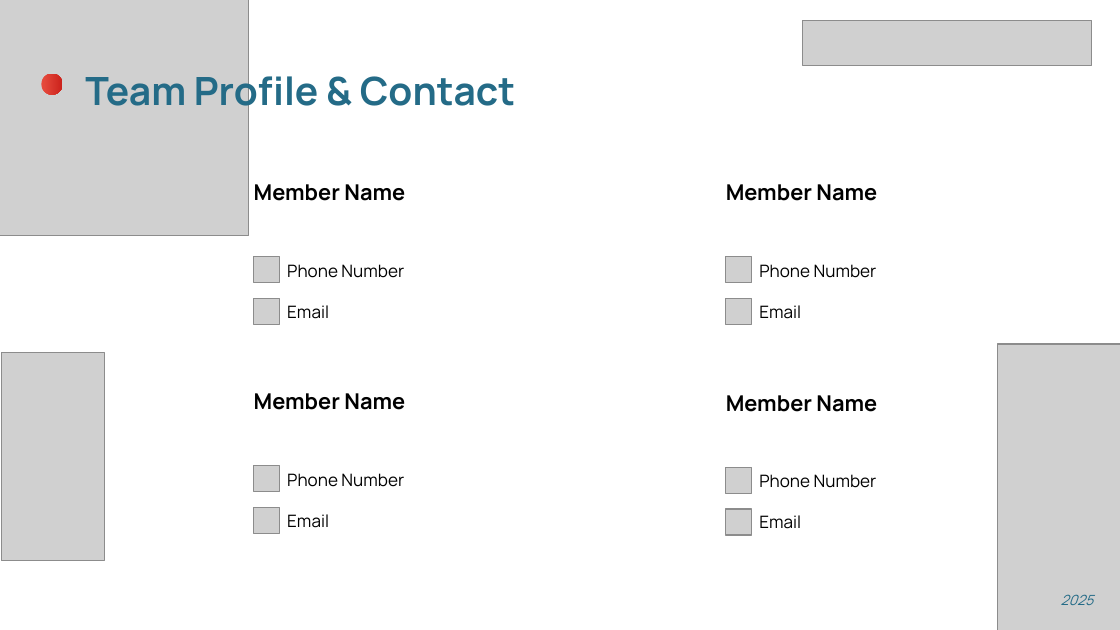
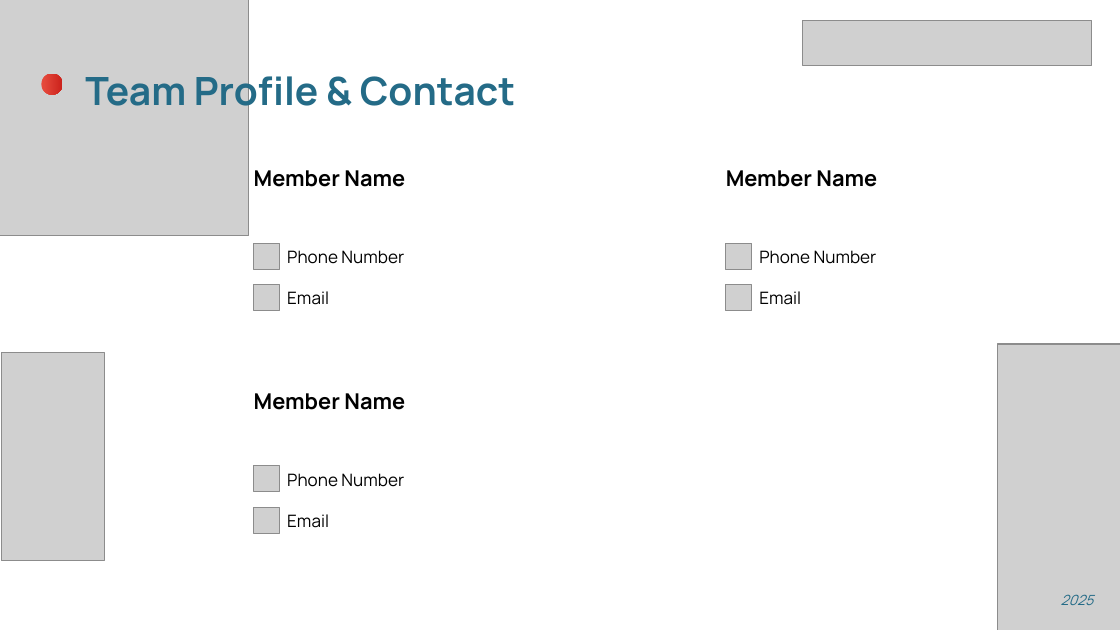
Before and after one commit to FauzanParanditha/aksara-batak-frontend, a slide deck: slide 13 of public/pptx/PaperStructure.pptx. Drawn at 1120x630 pixels with LibreOffice and Linux fonts; fonts in the diff are those of the drawing; grey boxes stand for pictures. Boxes give left, top, right and bottom in pixels: in the first picture for what was removed or moved away, otherwise in the second. Text is boxed around its words. In the diff, an @@ line names an element or a change of style, - is before the commit and + after.

```diff
--- a/public/pptx/PaperStructure.pptx
+++ b/public/pptx/PaperStructure.pptx
@@ 4 pictures, 4 texts: place and size @@
-4 pictures, 4 texts at [254, 184, 877, 324]
+4 pictures, 4 texts at [254, 170, 877, 310]
@@ text removed at [726, 395, 877, 412] @@
-Member Name
@@ picture removed at [726, 467, 752, 493] @@
@@ text removed at [759, 474, 877, 529] @@
-Phone Number
-Email
@@ picture removed at [726, 508, 752, 534] @@
```
Also in this commit, not shown: 5 other files.
